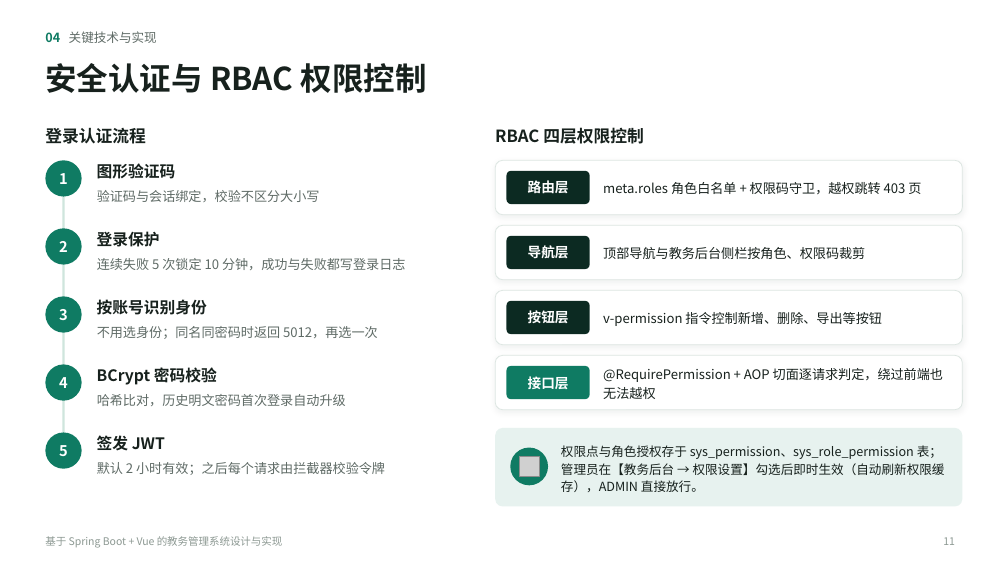
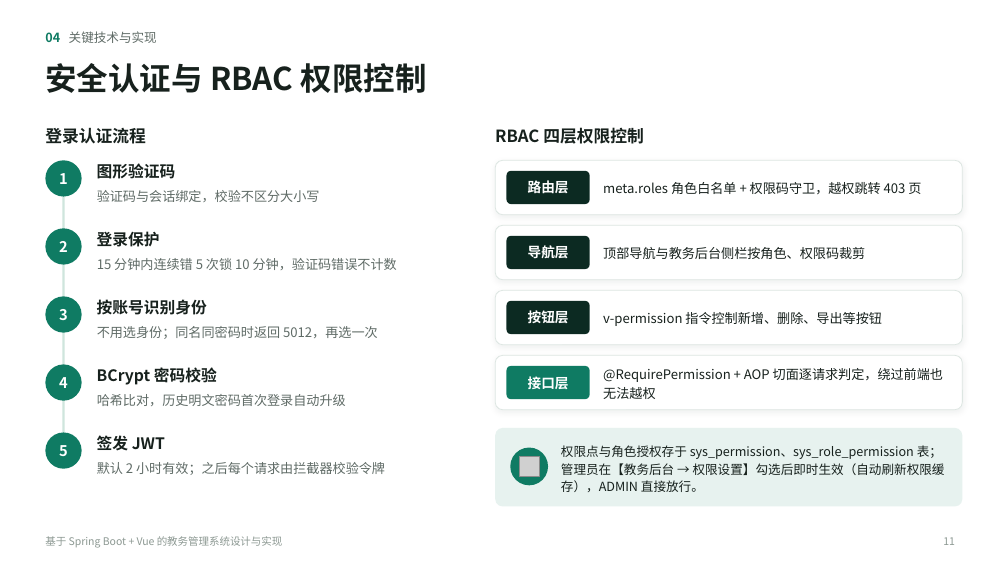
Before and after one commit to waitrain72-byte/education-admin-system, a slide deck: slide 11 of docs/教务管理系统-毕业答辩.pptx. Drawn at 1008x567 pixels with LibreOffice and Linux fonts; fonts in the diff are those of the drawing; grey boxes stand for pictures. Boxes give left, top, right and bottom in pixels: in the first picture for what was removed or moved away, otherwise in the second. Text is boxed around its words. In the diff, an @@ line names an element or a change of style, - is before the commit and + after.

Commit message:
feat: 考试可挂在某门课下只给这门课的师生看；补登录锁定、权限判定、课程空间准入测试；文件下载加长期缓存
- 考试安排加所属课程 course_id（空 = 全校考试），首页、日程、数据大屏、列表与按 ID 查同一套可见范围，老库启动时自动补列；删没人选的课时一并删它的考试
- 登录失败计数只算 15 分钟内，修正锁定提示多算一分钟；新增 LoginProtectService / PermissionService / 课程空间准入 / 文件下载测试（后端 233 → 265）
- 文件下载边读边发，带一年浏览器缓存与 nosniff，找不到返回 404
- README、系统设计、ER 图与答辩 PPT 同步（测试合计 534）

```diff
--- a/docs/教务管理系统-毕业答辩.pptx
+++ b/docs/教务管理系统-毕业答辩.pptx
@@ text at (x1=97, y1=258, x2=397, y2=270): text changed @@
-连续失败 5 次锁定 10 分钟，成功与失败都写登录日志
+15 分钟内连续错 5 次锁 10 分钟，验证码错误不计数
```
Also in this commit, not shown: 8 other slides changed, 31 other files.
